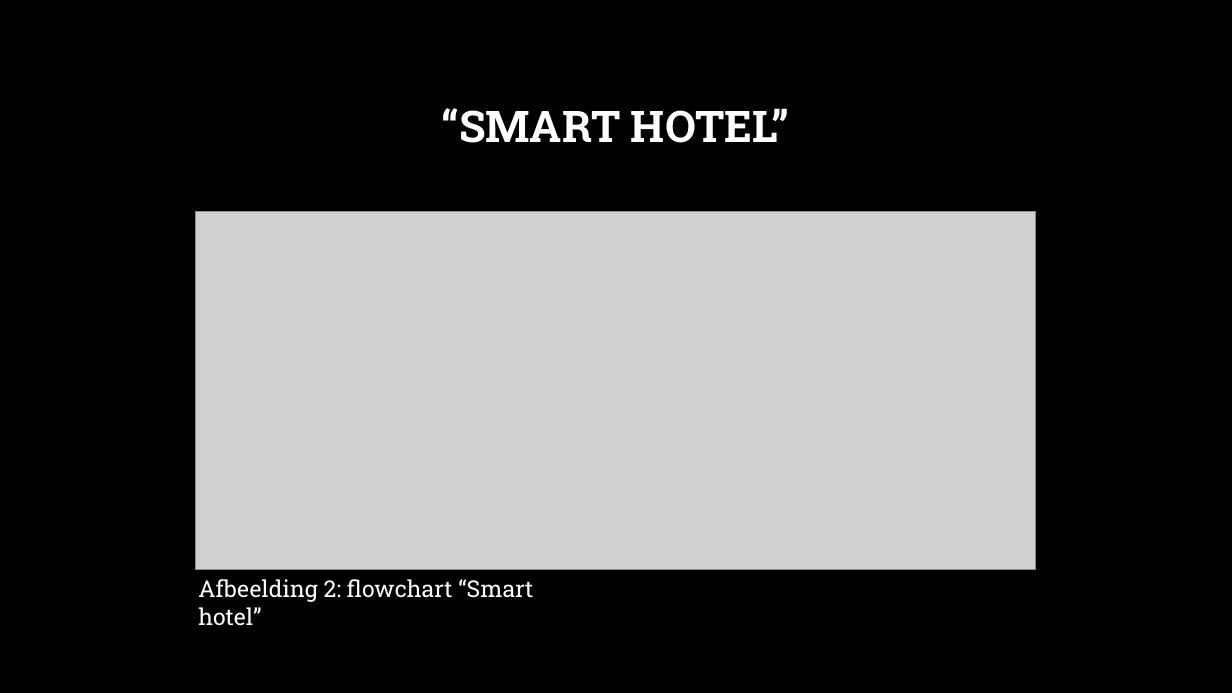
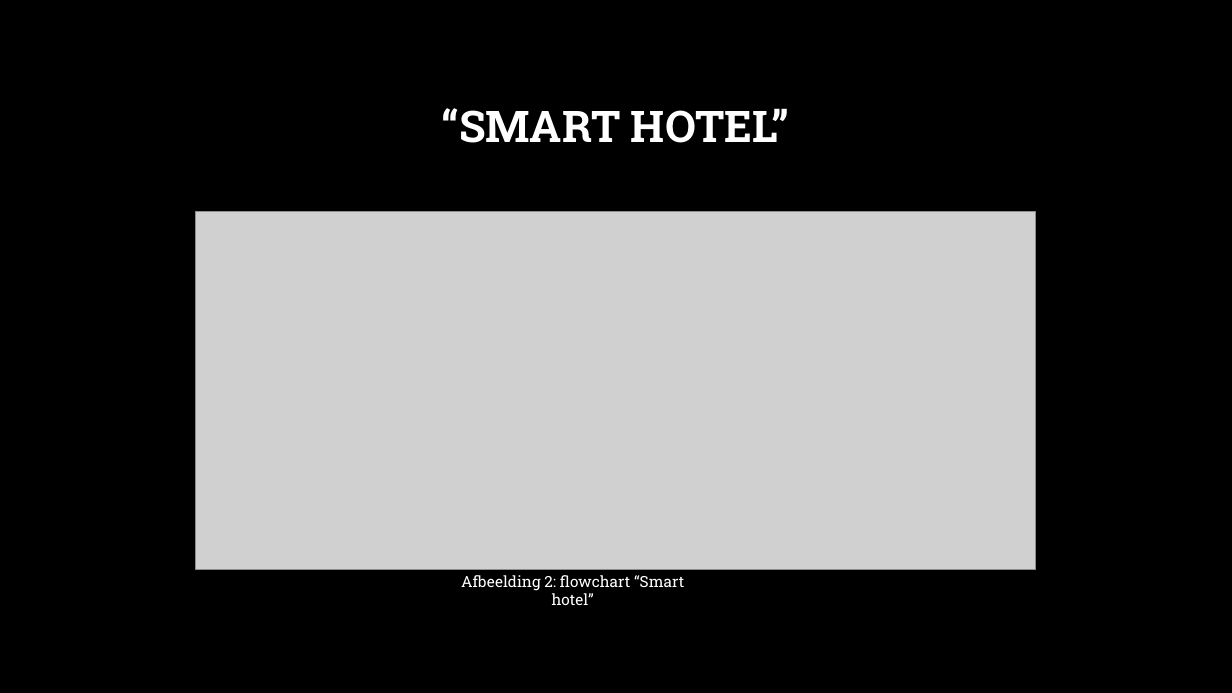
Before and after one commit to Koffiejoe/IA-EnOcean, a slide deck: slide 5 of Presentaties/1Projectvoorstel/Projectvoorstel.pptx. Drawn at 1232x693 pixels with LibreOffice and Linux fonts; fonts in the diff are those of the drawing; grey boxes stand for pictures; background and template pictures are left out. Boxes give left, top, right and bottom in pixels: in the first picture for what was removed or moved away, otherwise in the second. Text is boxed around its words. In the diff, an @@ line names an element or a change of style, - is before the commit and + after.

```diff
--- a/Presentaties/1Projectvoorstel/Projectvoorstel.pptx
+++ b/Presentaties/1Projectvoorstel/Projectvoorstel.pptx
@@ text "Afbeelding 2: flowchart “Smart hotel”": place and size @@
-text "Afbeelding 2: flowchart “Smart hotel”" at [198,579,533,626]
+text "Afbeelding 2: flowchart “Smart hotel”" at [461,575,684,605]
@@ text "Afbeelding 2: flowchart “Smart hotel”" at [461,575,684,605]: size 18 to 12 pt; alignment left to centre @@
```
Also in this commit, not shown: 2 other slides changed.
